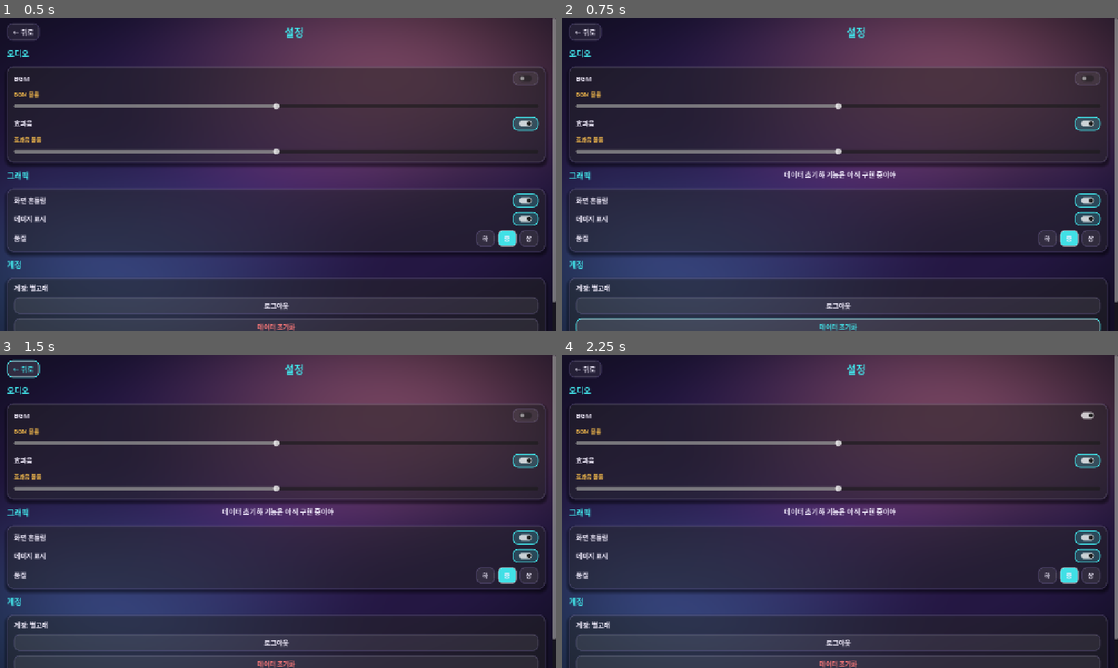
Above: before the commit, frames 1-4 (two rows, left to right).
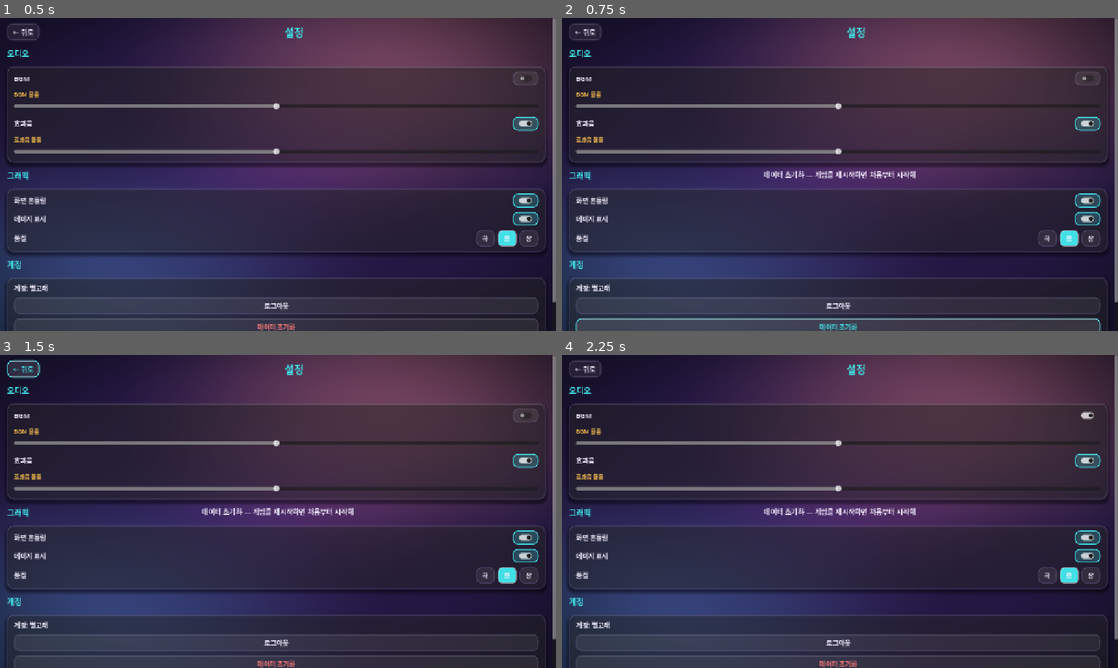
Above: after the commit, the same moments.

Repository: KADSA-OFFICIAL/Group-2
Game: Godot game, scene res://screens/settings/Settings.tscn
The game is run twice, just before and just after one commit, with the same random seed, the same clock (stepped at 60 frames per second) and the same inputs. This scene is started directly instead of the project's main scene.
Inputs (mouse positions are in pixels of both pictures, inside the frame that each line leads up to):
- Up to frame 1 (0.5 s): no input
- Up to frame 2 (0.75 s): click "데이터 초기화" at 0.5 s
- Up to frame 3 (1.5 s): click "← 뒤로" at 1.25 s
- Up to frame 4 (2.25 s): click (1090, 414) at 2.02 s

Frame 1 is identical in both runs. In frame 2, 0.4% of the frame differs, in the area x 36-64%, y 48-52%; in frame 3, 0.4%; in frame 4, 0.4%.

Commit message:
feat: GameData 저장/불러오기 영속화 (🅑 진행 데이터 유지)
문제: 기존 SaveSystem 은 다른 프로토타입용(돌/주석 등)이라 실제 게임
      상태를 저장하지 않아, 게임을 껐다 켜면 모든 진행이 초기화됨.

구현 (autoload/game_data.gd):
- save_state(): 플레이어/재화/스탯/재료/로스터/우편/모든 클레임·구매·
  출석·패스·퀘스트·설정을 user://prototype_save.json 에 JSON 저장
- load_state(): 시작 시 로드, 누락 키는 기본값 폴백, JSON float→int 정규화,
  roster 는 Array[Dictionary] 로 안전 재구성, mails 보상 수치 정규화
- 자동 저장 트리거: currency_changed/roster_changed 시그널 + 20초 주기 타이머
  + 창닫기/일시정지/종료 알림(_notification)
- _loaded 가드로 로드 전 기본값 덮어쓰기 방지
- reset_save(): 저장 삭제 (설정 '데이터 초기화' 버튼에 연결)

검증: Godot 4.6.3 헤드리스 저장 파일 3KB 생성 확인 + 2회차 로드
      타입/파싱 에러 0건.

Co-Authored-By: Claude Opus 4.8 (1M context) <noreply@anthropic.com>

Diff:
--- a/autoload/game_data.gd
+++ b/autoload/game_data.gd
@@ -230,3 +230,179 @@
 		if not quest_claims.has(QUEST_IDS[i]):
 			return QUEST_NMS[i]
 	return ""
+
+
+# ════════════════════════════════════════════════════════
+#  저장 / 불러오기 (진행 영속화)
+# ════════════════════════════════════════════════════════
+const SAVE_PATH := "user://prototype_save.json"
+var _loaded := false
+
+
+func _ready() -> void:
+	load_state()
+	# 변경 시 자동 저장
+	currency_changed.connect(func(_k, _a): save_state())
+	roster_changed.connect(func(): save_state())
+	# 주기적 자동 저장 (시그널 없이 dict 만 바뀌는 경우 대비)
+	var t := Timer.new()
+	t.wait_time = 20.0
+	t.autostart = true
+	t.timeout.connect(save_state)
+	add_child(t)
+
+
+func _notification(what: int) -> void:
+	# 창 닫기·앱 일시정지·종료 시 저장
+	if what == NOTIFICATION_WM_CLOSE_REQUEST \
+			or what == NOTIFICATION_APPLICATION_PAUSED \
+			or what == NOTIFICATION_EXIT_TREE:
+		save_state()
+
+
+func save_state() -> void:
+	if not _loaded:
+		# 아직 불러오기 전이면 저장 안 함 (기본값으로 덮어쓰기 방지)
+		return
+	var d := {
+		"player_name": player_name, "level": level, "is_max_level": is_max_level,
+		"exp_current": exp_current, "exp_to_next": exp_to_next,
+		"title": title, "avatar": avatar, "cleared": cleared,
+		"stamina": stamina, "stamina_max": stamina_max,
+		"gold": gold, "gems": gems, "faction_token": faction_token, "sweep_tickets": sweep_tickets,
+		"stats": stats, "mats": mats,
+		"mission_claims": mission_claims, "shop_buys": shop_buys, "guild_buys": guild_buys,
+		"guild_checked": guild_checked, "event_coin": event_coin,
+		"event_claims": event_claims, "event_buys": event_buys,
+		"pass_claims": pass_claims, "pass_premium": pass_premium, "quest_claims": quest_claims,
+		"attend": attend, "settings": settings,
+		"roster": roster, "mails": mails,
+	}
+	var f := FileAccess.open(SAVE_PATH, FileAccess.WRITE)
+	if f == null:
+		push_warning("save_state: 파일 열기 실패 — %s" % FileAccess.get_open_error())
+		return
+	f.store_string(JSON.stringify(d))
+	f.close()
+
+
+func load_state() -> void:
+	if not FileAccess.file_exists(SAVE_PATH):
+		_loaded = true
+		return
+	var f := FileAccess.open(SAVE_PATH, FileAccess.READ)
+	if f == null:
+		_loaded = true
+		return
+	var parsed: Variant = JSON.parse_string(f.get_as_text())
+	f.close()
+	if typeof(parsed) != TYPE_DICTIONARY:
+		_loaded = true
+		return
+	var d: Dictionary = parsed
+
+	player_name = str(d.get("player_name", player_name))
+	level = int(d.get("level", level))
+	is_max_level = bool(d.get("is_max_level", is_max_level))
+	exp_current = int(d.get("exp_current", exp_current))
+	exp_to_next = int(d.get("exp_to_next", exp_to_next))
+	title = str(d.get("title", title))
+	avatar = str(d.get("avatar", avatar))
+	cleared = int(d.get("cleared", cleared))
+	stamina = int(d.get("stamina", stamina))
+	stamina_max = int(d.get("stamina_max", stamina_max))
+	gold = int(d.get("gold", gold))
+	gems = int(d.get("gems", gems))
+	faction_token = int(d.get("faction_token", faction_token))
+	sweep_tickets = int(d.get("sweep_tickets", sweep_tickets))
+	guild_checked = bool(d.get("guild_checked", guild_checked))
+	event_coin = int(d.get("event_coin", event_coin))
+	pass_premium = bool(d.get("pass_premium", pass_premium))
+
+	stats = _int_dict(d.get("stats", stats), stats)
+	mats = _int_dict(d.get("mats", mats), mats)
+	if d.has("mission_claims"): mission_claims = _to_dict(d["mission_claims"])
+	if d.has("shop_buys"): shop_buys = _int_dict(d["shop_buys"], {})
+	if d.has("guild_buys"): guild_buys = _int_dict(d["guild_buys"], {})
+	if d.has("event_claims"): event_claims = _to_dict(d["event_claims"])
+	if d.has("event_buys"): event_buys = _int_dict(d["event_buys"], {})
+	if d.has("pass_claims"): pass_claims = _to_dict(d["pass_claims"])
+	if d.has("quest_claims"): quest_claims = _to_dict(d["quest_claims"])
+	if d.has("attend"): attend = _to_dict(d["attend"])
+	if d.has("settings"): settings = _to_dict(d["settings"])
+	if d.has("roster"): roster = _load_roster(d["roster"])
+	if d.has("mails"): mails = _load_mails(d["mails"])
+
+	_loaded = true
+
+
+func reset_save() -> void:
+	# 설정 화면의 데이터 초기화용
+	if FileAccess.file_exists(SAVE_PATH):
+		DirAccess.remove_absolute(SAVE_PATH)
+
+
+# ── 직렬화 헬퍼 ─────────────────────────────────────────
+func _to_dict(v: Variant) -> Dictionary:
+	return v if typeof(v) == TYPE_DICTIONARY else {}
+
+
+func _int_dict(v: Variant, fallback: Dictionary) -> Dictionary:
+	# 숫자 값을 int 로 정규화 (JSON 은 float 로 파싱될 수 있음)
+	if typeof(v) != TYPE_DICTIONARY:
+		return fallback.duplicate()
+	var out := {}
+	for k in v:
+		var val: Variant = v[k]
+		if typeof(val) == TYPE_FLOAT:
+			out[k] = int(val)
+		else:
+			out[k] = val
+	return out
+
+
+func _load_roster(arr: Variant) -> Array[Dictionary]:
+	var out: Array[Dictionary] = []
+	if typeof(arr) != TYPE_ARRAY:
+		return roster
+	for e in arr:
+		if typeof(e) != TYPE_DICTIONARY:
+			continue
+		var c: Dictionary = {}
+		for k in e:
+			c[k] = e[k]
+		for nk in ["r", "lv", "pw", "shards"]:
+			if c.has(nk):
+				c[nk] = int(c[nk])
+		out.append(c)
+	return out if not out.is_empty() else roster
+
+
+func _load_mails(arr: Variant) -> Array[Dictionary]:
+	var out: Array[Dictionary] = []
+	if typeof(arr) != TYPE_ARRAY:
+		return mails
+	for e in arr:
+		if typeof(e) != TYPE_DICTIONARY:
+			continue
+		var m: Dictionary = {}
+		for k in e:
+			m[k] = e[k]
+		if m.has("days"):
+			m["days"] = int(m["days"])
+		if m.has("claimed"):
+			m["claimed"] = bool(m["claimed"])
+		# 보상 배열 내 수치 int 정규화
+		if m.has("rw") and typeof(m["rw"]) == TYPE_ARRAY:
+			var rws: Array = []
+			for rw in m["rw"]:
+				if typeof(rw) == TYPE_DICTIONARY:
+					var r: Dictionary = {}
+					for k in rw:
+						r[k] = rw[k]
+					if r.has("a"):
+						r["a"] = int(r["a"])
+					rws.append(r)
+			m["rw"] = rws
+		out.append(m)
+	return out if not out.is_empty() else mails
--- a/screens/settings/settings.gd
+++ b/screens/settings/settings.gd
@@ -121,7 +121,7 @@
 	reset_btn.text = "데이터 초기화"
 	reset_btn.add_theme_font_size_override("font_size", 15)
 	reset_btn.add_theme_color_override("font_color", ThemeFactory.C_BAD)
-	reset_btn.pressed.connect(func(): _toast("데이터 초기화 기능은 아직 구현 중이야"))
+	reset_btn.pressed.connect(_on_reset_data)
 	acct_vbox.add_child(reset_btn)
 
 	# ── 버전 ──
@@ -237,6 +237,11 @@
 			b.remove_theme_stylebox_override("normal")
 
 
+func _on_reset_data() -> void:
+	GameData.reset_save()
+	_toast("데이터 초기화 — 게임을 재시작하면 처음부터 시작해")
+
+
 func _toast(msg: String) -> void:
 	_toast_label.text = msg
 	_toast_label.visible = true
